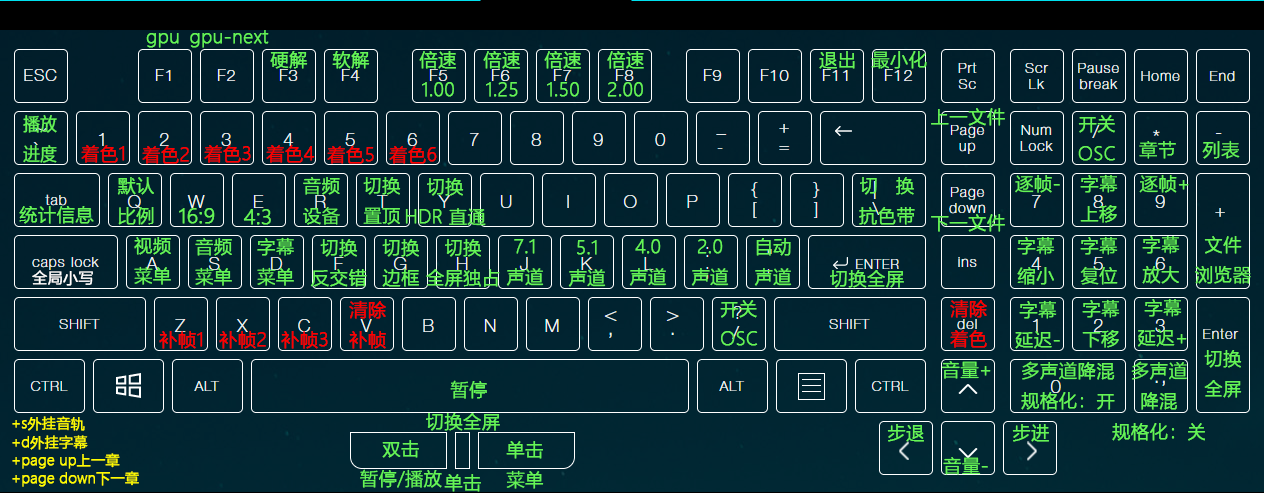
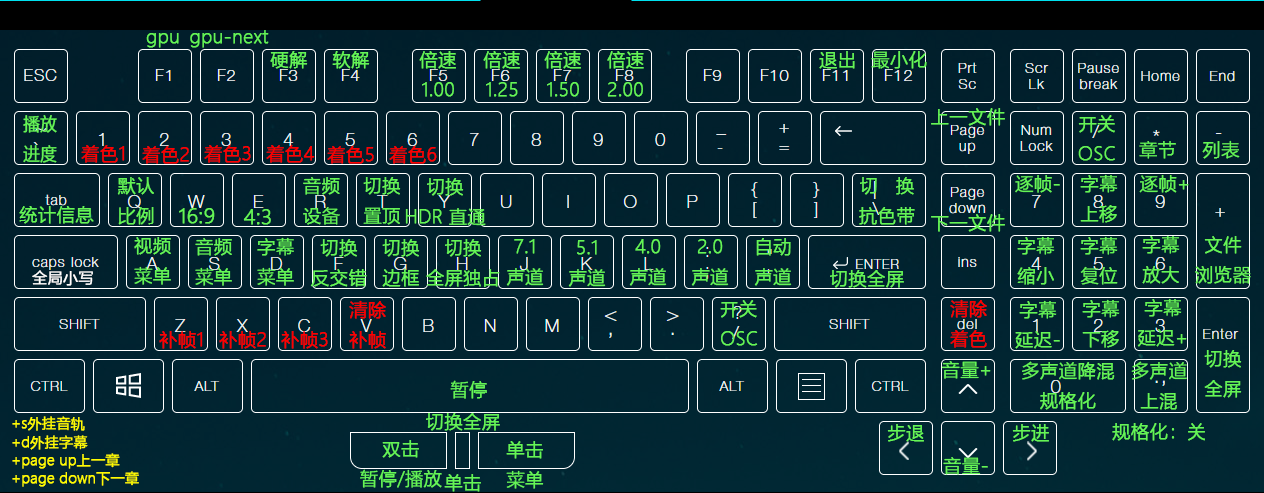
Layered file, before and after one edit (1264 × 493). Changes by layer:
renamed "多声道降混 规格化：开" to "多声道降混 规格化", painted on it over left=1021, top=392, right=1115, bottom=410
renamed "多声道 降混 规格化：关" to "多声道上混", painted on it over left=1112, top=392, right=1159, bottom=410
